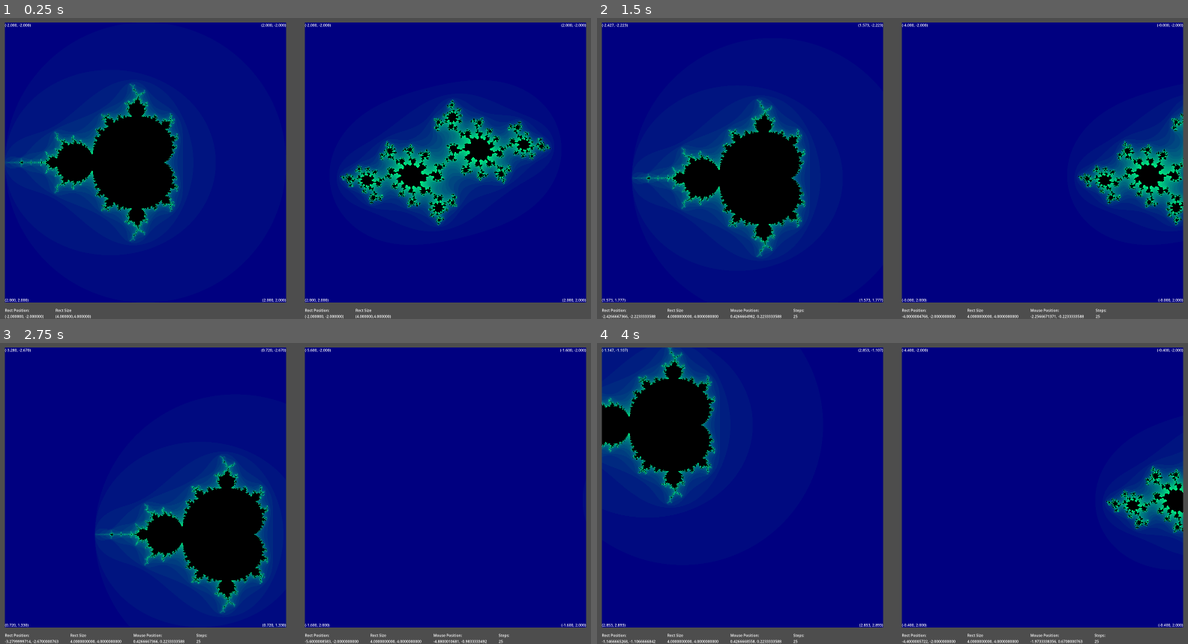
Above: before the commit, frames 1-4 (two rows, left to right).
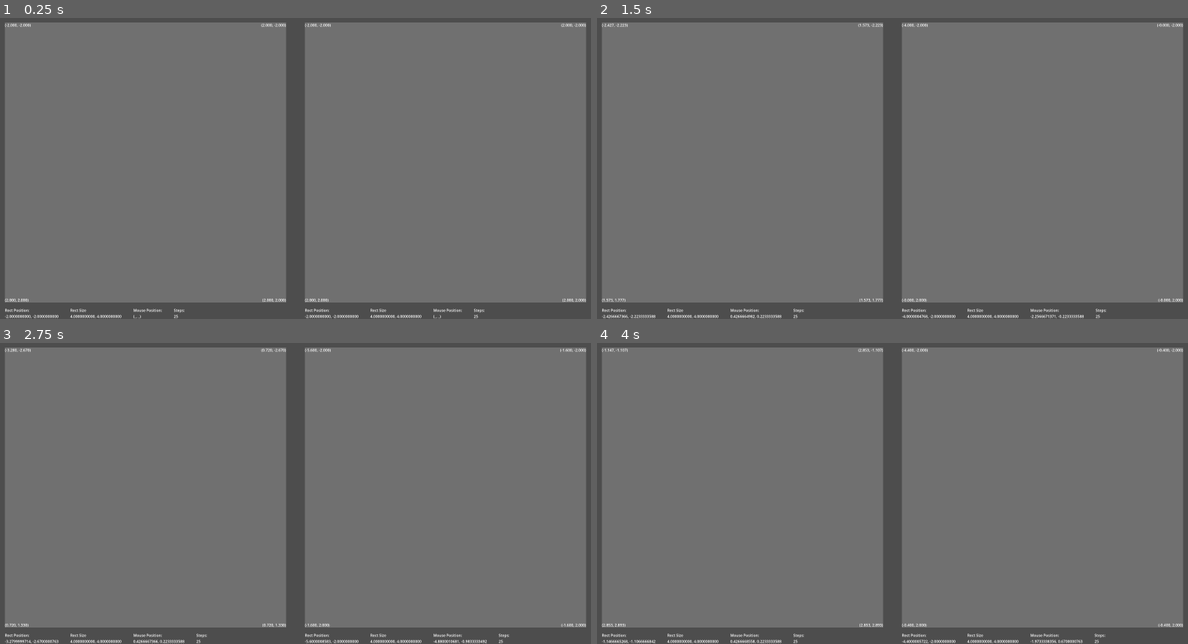
Above: after the commit, the same moments.

Repository: kirkatia98/mandelbrot
Game: Godot game, scene res://root.tscn
Same seed, same stepped clock (60 frames per second), same inputs: the game is played once before the commit and once after it.
Inputs (mouse positions are in pixels of both pictures, inside the frame that each line leads up to):
- Up to frame 1 (0.25 s): no input
- Up to frame 2 (1.5 s): tap Enter at 0.5 s; move the mouse to (1022, 147) at 0.52 s; hold Right (ui_right) 0.53-1.25 s; click (1022, 147) at 0.67 s; tap Space at 1.25 s; drag from (774, 177) to (862, 225) at 1.27 s
- Up to frame 3 (2.75 s): tap Enter at 2 s; move the mouse to (354, 418) at 2.02 s; hold Right (ui_right) from 2.03 s (still down); click (354, 418) at 2.17 s
- Up to frame 4 (4 s): release Right (ui_right) at 2.75 s; tap Space at 2.75 s; drag from (862, 550) to (715, 439) at 2.77 s; tap Enter at 3.5 s; move the mouse to (1069, 535) at 3.52 s; hold Left (ui_left) from 3.53 s (still down); click (1069, 535) at 3.67 s

The runs differ from the first frame. In frame 1, 89% of the frame differs, in the area x 0-100%, y 1-100%; in frame 2, 89%; in frame 3, 89%; in frame 4, 89%.

Commit message:
Palette Colors for escape velocity

Diff:
--- a/fractal.gd
+++ b/fractal.gd
@@ -10,12 +10,13 @@
 @export var zoom_speed : float = 0.9
 @export var margin : int = 25
 
+
+@export_group("Shader Paramaters")
 @export var rect_position : Vector2 = Vector2(-2, -2):
 	set(val):
 		rect_position = val
 		shader_material.set_shader_parameter("rect_position", rect_position)
 		update_labels()
-
 
 @export var rect_size : Vector2 = Vector2(4, 4):
 	set(val):
@@ -23,7 +24,14 @@
 		shader_material.set_shader_parameter("rect_size", rect_size)
 		update_labels()
 
+
 @export var shader_material : ShaderMaterial = material as ShaderMaterial
+
+@export var palette_image : Texture2D:
+	set(val):
+		palette_image = val
+		shader_material.set_shader_parameter("palette_image", val)
+
 
 @export_group("Boundary Coordinates")
 @export var labels : Control
@@ -71,15 +79,27 @@
 	if not Engine.is_editor_hint():
 
 		# if in the code, get the local mouse position and scale it to the display size
-		var local_mouse : Vector2 = get_local_mouse_position()
-		local_mouse /= get_rect().size
-		local_mouse *= rect_size
-		local_mouse += rect_position
+		var local_mouse = get_local_mouse_position()
+		var global_mouse = get_global_mouse_position()
 
-		mp_text = fmt_str_long % [local_mouse.x, local_mouse.y]
+		if(get_rect().has_point(global_mouse)):
+			var mouse_position = local_to_shader(local_mouse)
+			mp_text = fmt_str_long % [mouse_position.x, mouse_position.y]
 
 	MP.text = "Mouse Position:\n" + mp_text
 
+
+# convert local coordinates to coordinates used in the shader
+func local_to_shader(local : Vector2):
+	local /= get_rect().size
+	local *= rect_size
+	local += rect_position
+
+	return local
+
+
+func compute_point():
+	pass
 
 
 func scale_iterations():
--- a/fractal.tscn
+++ b/fractal.tscn
@@ -1,18 +1,18 @@
-[gd_scene load_steps=3 format=3 uid="uid://ctmsc8syid57c"]
+[gd_scene load_steps=4 format=3 uid="uid://ctmsc8syid57c"]
 
 [ext_resource type="Script" path="res://fractal.gd" id="1_528h7"]
+[ext_resource type="Texture2D" uid="uid://d3toxvdmt2iaf" path="res://palettes/lava-gb-1x.png" id="2_v7l53"]
 
-[sub_resource type="ShaderMaterial" id="ShaderMaterial_v8ifj"]
-resource_local_to_scene = true
+[sub_resource type="ShaderMaterial" id="ShaderMaterial_3on3b"]
 
 [node name="Fractal" type="ColorRect" node_paths=PackedStringArray("labels", "TL", "TR", "BR", "BL", "RP", "RS", "MP", "ST")]
-material = SubResource("ShaderMaterial_v8ifj")
 custom_minimum_size = Vector2(1200, 1200)
 offset_right = 1200.0
 offset_bottom = 1200.0
 color = Color(0.44, 0.44, 0.44, 1)
 script = ExtResource("1_528h7")
-shader_material = SubResource("ShaderMaterial_v8ifj")
+shader_material = SubResource("ShaderMaterial_3on3b")
+palette_image = ExtResource("2_v7l53")
 labels = NodePath("Boundary Coordinates")
 TL = NodePath("Boundary Coordinates/TopLeft")
 TR = NodePath("Boundary Coordinates/TopRight")
@@ -25,6 +25,7 @@
 
 [node name="Boundary Coordinates" type="Control" parent="."]
 layout_mode = 1
+anchors_preset = 15
 anchor_right = 1.0
 anchor_bottom = 1.0
 grow_horizontal = 2
@@ -84,15 +85,19 @@
 [node name="Rect Position" type="Label" parent="Debug Hints"]
 layout_mode = 2
 text = "Rect Position:
-(-2.000000, -2.000000)"
+-2.0000000000, -2.0000000000"
 
 [node name="Rect Size" type="Label" parent="Debug Hints"]
 layout_mode = 2
 text = "Rect Size
-(4.000000,4.000000)"
+4.0000000000, 4.0000000000"
 
 [node name="Mouse Position" type="Label" parent="Debug Hints"]
 layout_mode = 2
+text = "Mouse Position:
+(_, _)"
 
 [node name="Steps" type="Label" parent="Debug Hints"]
 layout_mode = 2
+text = "Steps:
+25"
--- a/julia.gdshader
+++ /dev/null
@@ -1,28 +0,0 @@
-shader_type canvas_item;
-
-#include "lib.gdshaderinc"
-
-// TODO: use a controller inside the mandlebrot shader to get a c value for the julia set
-uniform vec2 cursor;
-
-uniform bool debug;
-
-uniform vec2 rect_position;
-uniform vec2 rect_size;
-
-void fragment() {
-	vec2 uv = transform_uv(UV, rect_position, rect_size);
-
-	// Center and scale the mandelbrot set, and set the initial conditons for z = 0
-	vec2 c = vec2(-0.70176, 0.3842);
-	vec2 z = uv;
-
-	int iterations = scale_iterations(rect_size);
-
-	COLOR = compute_point(z, c, iterations);
-
-	if(debug){
-		COLOR = debug_lines(uv, COLOR);
-	}
-
-}
--- a/mandlebrot.gdshader
+++ /dev/null
@@ -1,25 +0,0 @@
-shader_type canvas_item;
-
-#include "lib.gdshaderinc"
-
-uniform bool debug;
-
-uniform vec2 rect_position;
-uniform vec2 rect_size;
-
-void fragment() {
-	vec2 uv = transform_uv(UV, rect_position, rect_size);
-
-	// Center and scale the mandelbrot set, and set the initial conditons for z = 0
-	vec2 c = uv;
-	vec2 z = vec2(0);
-
-	int iterations = scale_iterations(rect_size);
-
-	COLOR = compute_point(z, c, iterations);
-
-	// If the debug flag is set, overwrite color with a debug function
-	if(debug){
-		COLOR = debug_lines(uv, COLOR);
-	}
-}
--- /dev/null
+++ b/root.gd
@@ -0,0 +1,14 @@
+@tool
+extends Control
+
+
+@export var Mandlebrot : Fractal
+@export var Julia : Fractal
+
+@export var palette_image : Texture2D:
+	set(val):
+		palette_image = val
+
+		if Engine.is_editor_hint():
+			Mandlebrot.palette_image = val
+			Julia.palette_image = val
--- a/root.tscn
+++ b/root.tscn
@@ -1,30 +1,38 @@
-[gd_scene load_steps=6 format=3 uid="uid://daft7bxk2ijia"]
+[gd_scene load_steps=8 format=3 uid="uid://daft7bxk2ijia"]
 
-[ext_resource type="Shader" path="res://mandlebrot.gdshader" id="1_ha4hf"]
+[ext_resource type="Shader" path="res://shader_code/mandlebrot.gdshader" id="1_ha4hf"]
+[ext_resource type="Script" path="res://root.gd" id="1_nclbt"]
 [ext_resource type="PackedScene" uid="uid://ctmsc8syid57c" path="res://fractal.tscn" id="2_45h1s"]
-[ext_resource type="Shader" path="res://julia.gdshader" id="2_on53s"]
+[ext_resource type="Shader" path="res://shader_code/julia.gdshader" id="2_on53s"]
+[ext_resource type="Texture2D" uid="uid://d3toxvdmt2iaf" path="res://palettes/lava-gb-1x.png" id="2_qxbxc"]
 
 [sub_resource type="ShaderMaterial" id="ShaderMaterial_fhm26"]
 shader = ExtResource("1_ha4hf")
 shader_parameter/debug = false
 shader_parameter/rect_position = Vector2(-2, -2)
 shader_parameter/rect_size = Vector2(4, 4)
+shader_parameter/palette_image = ExtResource("2_qxbxc")
 
-[sub_resource type="ShaderMaterial" id="ShaderMaterial_yleol"]
+[sub_resource type="ShaderMaterial" id="ShaderMaterial_0yocy"]
 resource_local_to_scene = true
 shader = ExtResource("2_on53s")
 shader_parameter/cursor = null
 shader_parameter/debug = false
 shader_parameter/rect_position = Vector2(-2, -2)
 shader_parameter/rect_size = Vector2(4, 4)
+shader_parameter/palette_image = ExtResource("2_qxbxc")
 
-[node name="Root" type="Control"]
+[node name="Root" type="Control" node_paths=PackedStringArray("Mandlebrot", "Julia")]
 layout_mode = 3
 anchors_preset = 15
 anchor_right = 1.0
 anchor_bottom = 1.0
 grow_horizontal = 2
 grow_vertical = 2
+script = ExtResource("1_nclbt")
+Mandlebrot = NodePath("Mandlebrot")
+Julia = NodePath("Julia")
+palette_image = ExtResource("2_qxbxc")
 
 [node name="Mandlebrot" parent="." instance=ExtResource("2_45h1s")]
 material = SubResource("ShaderMaterial_fhm26")
@@ -43,7 +51,7 @@
 shader_material = SubResource("ShaderMaterial_fhm26")
 
 [node name="Julia" parent="." instance=ExtResource("2_45h1s")]
-material = SubResource("ShaderMaterial_yleol")
+material = SubResource("ShaderMaterial_0yocy")
 layout_mode = 1
 anchors_preset = -1
 anchor_left = 0.75
@@ -56,4 +64,4 @@
 offset_bottom = 600.0
 grow_horizontal = 2
 grow_vertical = 2
-shader_material = SubResource("ShaderMaterial_yleol")
+shader_material = SubResource("ShaderMaterial_0yocy")
--- /dev/null
+++ b/shader_code/julia.gdshader
@@ -0,0 +1,32 @@
+shader_type canvas_item;
+
+#include "lib.gdshaderinc"
+
+// TODO: use a controller inside the mandlebrot shader to get a c value for the julia set
+uniform vec2 cursor;
+
+uniform bool debug;
+
+uniform vec2 rect_position;
+uniform vec2 rect_size;
+
+uniform sampler2D palette_image;
+
+void fragment() {
+	vec2 uv = transform_uv(UV, rect_position, rect_size);
+
+	// Center and scale the mandelbrot set, and set the initial conditons for z = 0
+	vec2 c = vec2(-0.70176, 0.3842);
+	vec2 z = uv;
+
+	int iterations = scale_iterations(rect_size);
+
+	vec4 result = compute_point(z, c, iterations);
+
+	COLOR = compute_color(result, palette_image);
+
+	if(debug){
+		COLOR = debug_lines(uv, COLOR);
+	}
+
+}
--- /dev/null
+++ b/shader_code/mandlebrot.gdshader
@@ -0,0 +1,30 @@
+shader_type canvas_item;
+
+#include "lib.gdshaderinc"
+
+uniform bool debug;
+
+uniform vec2 rect_position;
+uniform vec2 rect_size;
+
+uniform sampler2D palette_image;
+
+void fragment() {
+	vec2 uv = transform_uv(UV, rect_position, rect_size);
+
+	// Center and scale the mandelbrot set, and set the initial conditons for z = 0
+	vec2 c = uv;
+	vec2 z = vec2(0);
+
+	int iterations = scale_iterations(rect_size);
+
+	vec4 result = compute_point(z, c, iterations);
+
+	COLOR = compute_color(result, palette_image);
+
+
+	// If the debug flag is set, overwrite color with a debug function
+	if(debug){
+		COLOR = debug_lines(uv, COLOR);
+	}
+}
Binary file added: demo_files/demo1.png
Binary file added: demo_files/demo2.png
Binary file added: demo_files/demo3.png
Binary file added: demo_files/demo4.png
Not shown, removed: lib.gdshaderinc
Binary file added: palettes/cmyk-douce-1x.png
Binary file added: palettes/lava-gb-1x.png
Binary file added: palettes/mulberry-1x.png
Binary file added: palettes/twilight-5-1x.png
Not shown, added: shader_code/lib.gdshaderinc
Not shown, added: demo_files/Zoom Demo.mp4
